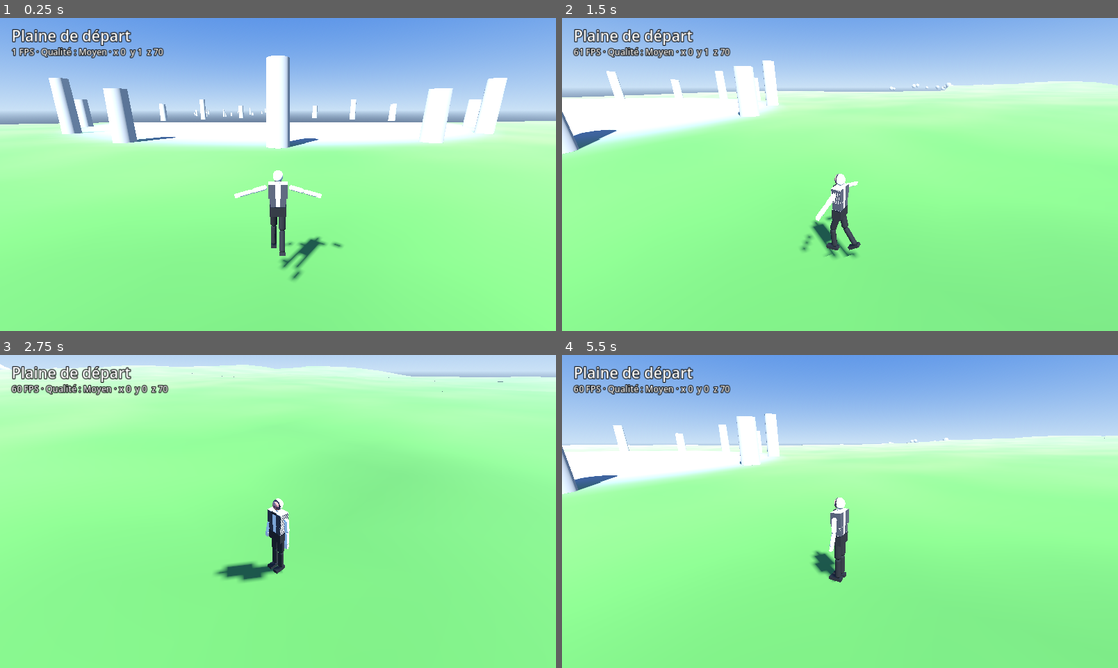
Above: before the commit, frames 1-4 (two rows, left to right).
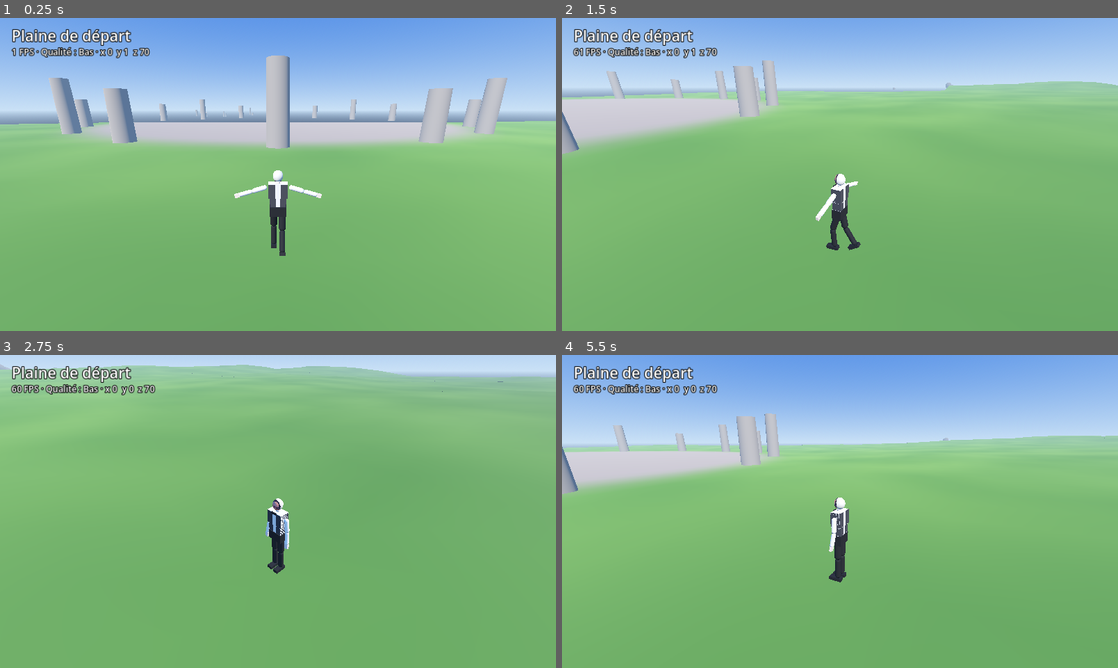
Above: after the commit, the same moments.

Repository: David-kini/Boma-c-boma-apk-
Game: Godot game, scene res://scenes/Main.tscn
Same seed, same stepped clock (60 frames per second), same inputs: the game is played once before the commit and once after it.
Inputs (mouse positions are in pixels of both pictures, inside the frame that each line leads up to):
- Up to frame 1 (0.25 s): no input
- Up to frame 2 (1.5 s): tap Enter at 0.5 s; move the mouse to (962, 158) at 0.52 s; hold Right 0.53-1.25 s; tap L at 0.6 s; click (962, 158) at 0.67 s; tap Space at 0.77 s; drag from (728, 190) to (812, 237) at 1.27 s
- Up to frame 3 (2.75 s): move the mouse to (333, 442) at 2.02 s; hold Right from 2.03 s (still down); tap K at 2.1 s
- Up to frame 4 (5.5 s): release Right at 2.75 s; drag from (812, 574) to (673, 464) at 2.77 s; move the mouse to (1006, 558) at 3.52 s; hold Left 3.53-4.25 s; hold Shift 3.53-4.25 s; tap Space at 3.77 s; drag from (673, 464) to (756, 433) at 4.27 s; move the mouse to (867, 511) at 5.02 s; hold Down from 5.03 s (still down); tap J at 5.1 s; click (867, 511) at 5.17 s

The runs differ from the first frame. In frame 1, 69% of the frame differs, in the area x 0-100%, y 9-100%; in frame 2, 78%; in frame 3, 94%, in the area x 0-100%, y 2-100%; in frame 4, 73%.

Commit message:
Android 32 bits (armeabi-v7a) pour Tecno Pop 7 + qualité Bas par défaut
Co-Authored-By: Claude Opus 5.5 <noreply@anthropic.com>
Claude-Session: https://claude.ai/code/session_01FPfUztg7XekDsDjYbAFAs8

Diff:
--- a/scripts/game_settings.gd
+++ b/scripts/game_settings.gd
@@ -9,13 +9,13 @@
 const SHADOW_DISTANCE: Array = [0.0, 45.0, 90.0]
 const CONFIG_PATH: String = "user://settings.cfg"
 
-var quality: int = 1
+var quality: int = 0
 
 
 func _ready() -> void:
 	var cfg: ConfigFile = ConfigFile.new()
 	if cfg.load(CONFIG_PATH) == OK:
-		quality = clampi(int(cfg.get_value("graphics", "quality", 1)), 0, 2)
+		quality = clampi(int(cfg.get_value("graphics", "quality", 0)), 0, 2)
 
 
 func set_quality(level: int) -> void:
Not shown, changed: export_presets.cfg
